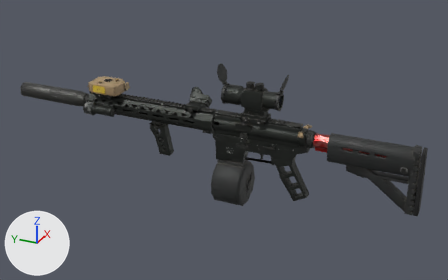
The glTF model props/armas/armas/fuzil_m4a1_tatico_leve.glb, before and after one commit.
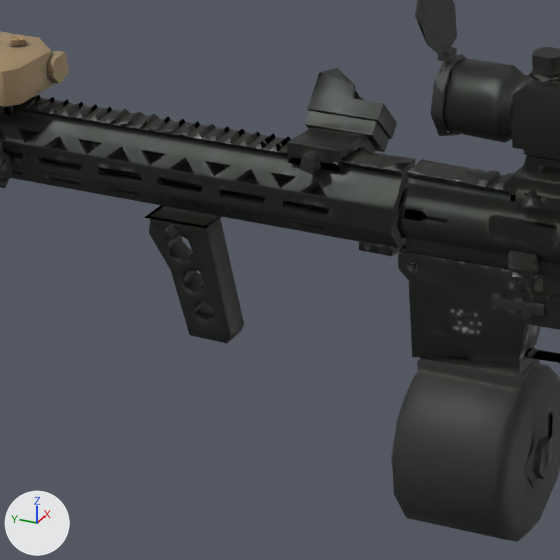
Each version appears first whole from a 50 mm camera at (-1.174, -0.364, 0.641) aimed at (0.016, 0.171, 0.046), and next in a close-up on the part from 25% to 57% of the width and 25% to 75% of the height. The axes (+X, +Y, +Z) are drawn at lower left. The lights are the same throughout. The older version's two pictures come first. Where no turn or scale is listed for an object, it has been applied to the vertices. Vertices at exactly the same position are counted once.

The first close-up shows 'fuzil_m4a1_tatico_leve'.
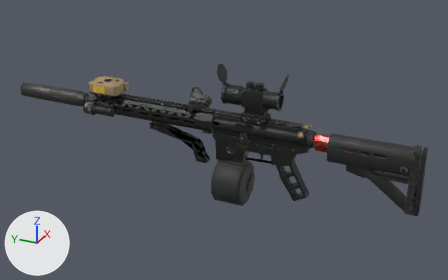
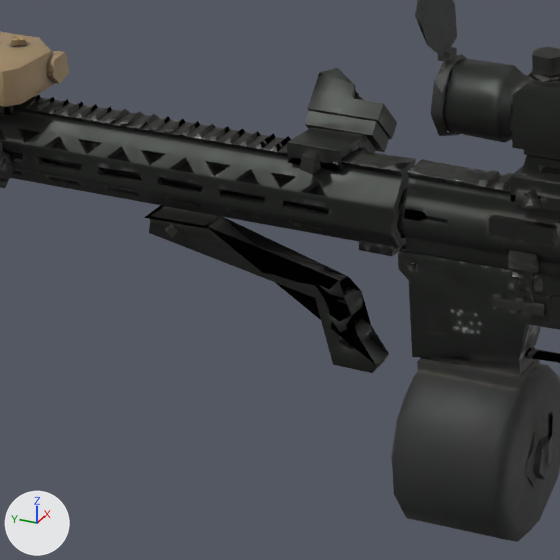
What differs and where, as boxes [x1, y1, x2, y2] in the close-ups (560 x 560 px; the box of a moved part takes in the faces that stretch with it):
part 1 of me_fuzil_m4a1_tatico_leve, moved or reshaped
    before: [149, 219, 244, 343]
    after: [149, 217, 389, 373]

What the commit changed:
me_fuzil_m4a1_tatico_leve has 3171 vertices, 5976 faces and spans x -0.058..0.062, y -0.277..0.729, z -0.099..0.232.
me_fuzil_m4a1_tatico_leve is used by ob_fuzil_m4a1_tatico_leve; location (0.0, 0.0, 0.0).
me_fuzil_m4a1_tatico_leve part 1: all 37 vertices in x -0.009..0.009, y 0.3..0.342, z -0.011..0.05 are moved by (0.0, -0.097, 0.0).
